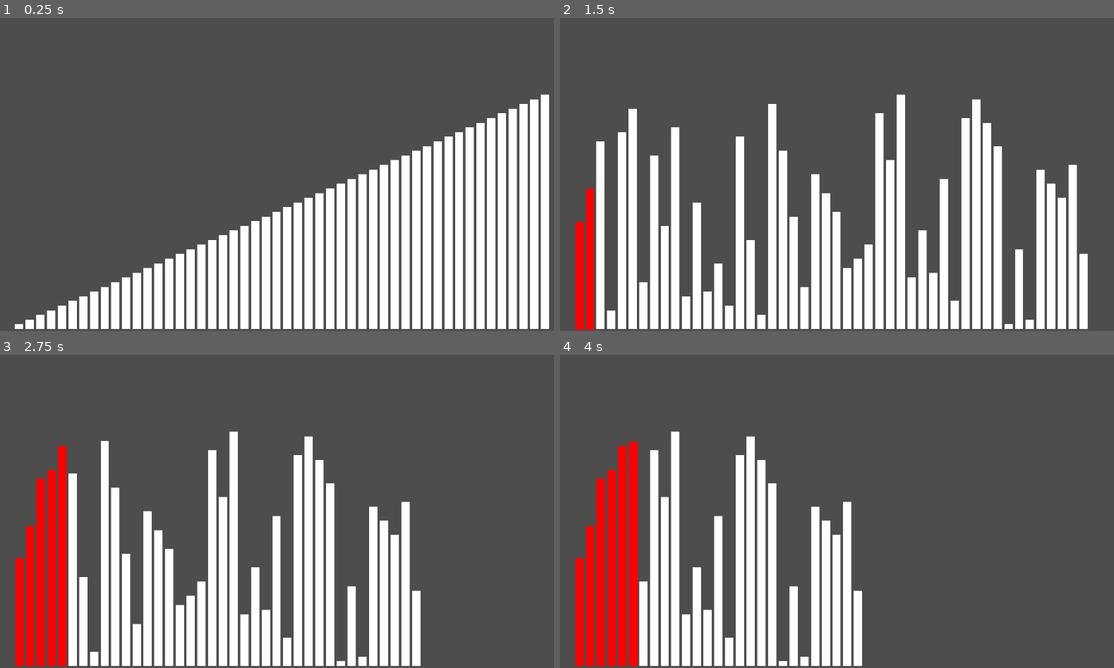
Above: before the commit, frames 1-4 (two rows, left to right).
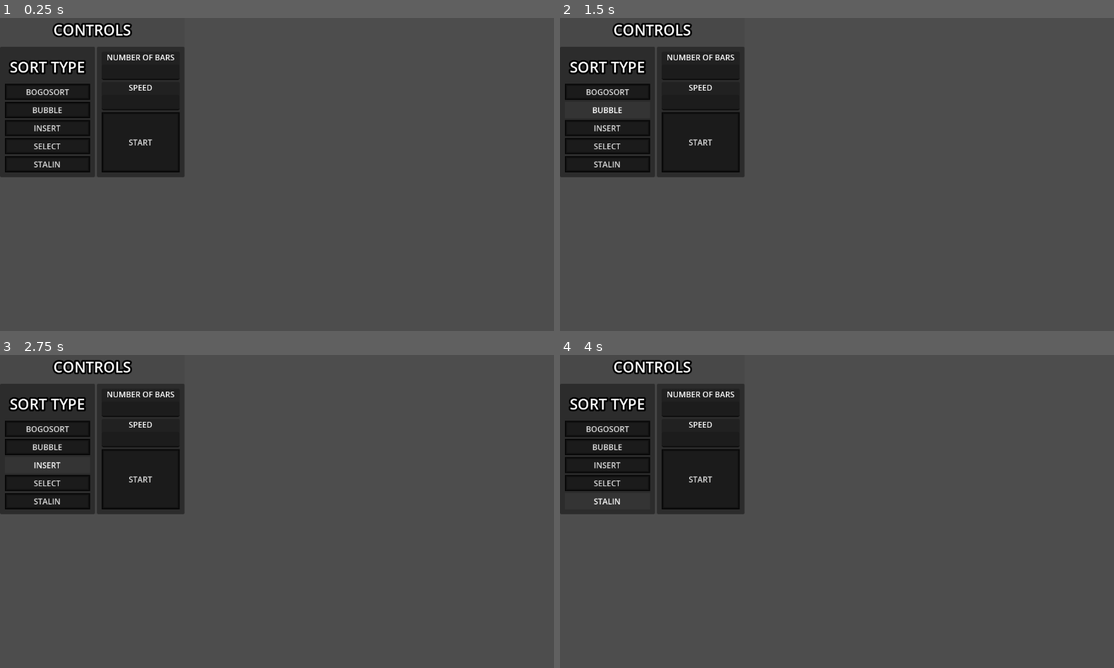
Above: after the commit, the same moments.

Repository: gabrielanthonyg2010-prog/Sorting-Algorithms
Game: Godot game, scene res://Scenes/node.tscn
Same seed, same stepped clock (60 frames per second), same inputs: the game is played once before the commit and once after it. Before the commit the project starts from res://node.tscn.
Inputs (mouse positions are in pixels of both pictures, inside the frame that each line leads up to):
- Up to frame 1 (0.25 s): no input
- Up to frame 2 (1.5 s): click (609, 93) at 0.5 s, where only the run after the commit has a clickable "BOGOSORT"; click (609, 108) at 1.25 s, where only the run after the commit has a clickable "BUBBLE"
- Up to frame 3 (2.75 s): click (49, 464) at 2 s, where only the run after the commit has a clickable "INSERT"
- Up to frame 4 (4 s): click (609, 483) at 2.75 s, where only the run after the commit has a clickable "SELECT"; click (609, 502) at 3.5 s, where only the run after the commit has a clickable "STALIN"

The runs differ from the first frame. In frame 1, 44% of the frame differs, in the area x 0-100%, y 1-100%; in frame 2, 41%; in frame 3, 37%; in frame 4, 31%.

Commit message:
ui update

Diff:
--- /dev/null
+++ b/Scenes/UI.tscn
@@ -0,0 +1,191 @@
+[gd_scene format=3 uid="uid://dvpkfexlr450y"]
+
+[ext_resource type="Script" uid="uid://db2fq2ss8lvl6" path="res://Scenes/ui.gd" id="1_w371h"]
+
+[sub_resource type="StyleBoxFlat" id="StyleBoxFlat_3iaii"]
+bg_color = Color(0.2509804, 0.2509804, 0.2509804, 0.39215687)
+
+[sub_resource type="StyleBoxFlat" id="StyleBoxFlat_wusub"]
+content_margin_left = 10.0
+content_margin_top = 10.0
+content_margin_right = 10.0
+content_margin_bottom = 10.0
+bg_color = Color(0.6, 0.6, 0.6, 0)
+
+[sub_resource type="StyleBoxFlat" id="StyleBoxFlat_b3bc3"]
+content_margin_left = 10.0
+content_margin_top = 5.0
+content_margin_right = 10.0
+content_margin_bottom = 5.0
+bg_color = Color(0.007843138, 0.007843138, 0.007843138, 0.39215687)
+border_width_left = 5
+border_width_top = 5
+border_width_right = 5
+border_width_bottom = 5
+border_color = Color(0.0076186024, 0.0076186024, 0.0076186024, 1)
+border_blend = true
+corner_detail = 16
+
+[sub_resource type="StyleBoxFlat" id="StyleBoxFlat_nxvpl"]
+bg_color = Color(0.2509804, 0.2509804, 0.2509804, 0.39215687)
+
+[sub_resource type="StyleBoxFlat" id="StyleBoxFlat_dewlx"]
+content_margin_left = 10.0
+content_margin_right = 10.0
+bg_color = Color(0.6, 0.6, 0.6, 0)
+
+[node name="UI" type="Control" unique_id=2077126264]
+layout_mode = 3
+anchors_preset = 0
+script = ExtResource("1_w371h")
+
+[node name="HBoxContainer" type="HBoxContainer" parent="." unique_id=188115109]
+layout_mode = 1
+offset_right = 377.0
+offset_bottom = 333.0
+theme_override_constants/separation = 0
+
+[node name="SORT TYPE" type="PanelContainer" parent="HBoxContainer" unique_id=331605364]
+layout_mode = 2
+theme_override_styles/panel = SubResource("StyleBoxFlat_3iaii")
+
+[node name="VBoxContainer" type="VBoxContainer" parent="HBoxContainer/SORT TYPE" unique_id=103474778]
+layout_mode = 2
+size_flags_vertical = 0
+
+[node name="Label" type="Label" parent="HBoxContainer/SORT TYPE/VBoxContainer" unique_id=959798451]
+layout_mode = 2
+theme_override_colors/font_color = Color(1, 1, 1, 1)
+theme_override_colors/font_outline_color = Color(0, 0, 0, 1)
+theme_override_constants/outline_size = 14
+theme_override_font_sizes/font_size = 30
+theme_override_styles/normal = SubResource("StyleBoxFlat_wusub")
+text = "CONTROLS"
+horizontal_alignment = 1
+
+[node name="HBoxContainer2" type="HBoxContainer" parent="HBoxContainer/SORT TYPE/VBoxContainer" unique_id=464487129]
+layout_mode = 2
+
+[node name="PanelContainer" type="PanelContainer" parent="HBoxContainer/SORT TYPE/VBoxContainer/HBoxContainer2" unique_id=1567956238]
+layout_mode = 2
+
+[node name="MarginContainer" type="MarginContainer" parent="HBoxContainer/SORT TYPE/VBoxContainer/HBoxContainer2/PanelContainer" unique_id=1998084549]
+layout_mode = 2
+theme_override_constants/margin_left = 10
+theme_override_constants/margin_top = 10
+theme_override_constants/margin_right = 10
+theme_override_constants/margin_bottom = 10
+
+[node name="VBoxContainer" type="VBoxContainer" parent="HBoxContainer/SORT TYPE/VBoxContainer/HBoxContainer2/PanelContainer/MarginContainer" unique_id=1956463846]
+layout_mode = 2
+
+[node name="Label" type="Label" parent="HBoxContainer/SORT TYPE/VBoxContainer/HBoxContainer2/PanelContainer/MarginContainer/VBoxContainer" unique_id=433621396]
+layout_mode = 2
+theme_override_colors/font_color = Color(1, 1, 1, 1)
+theme_override_colors/font_outline_color = Color(0, 0, 0, 1)
+theme_override_constants/outline_size = 14
+theme_override_font_sizes/font_size = 30
+theme_override_styles/normal = SubResource("StyleBoxFlat_wusub")
+text = "SORT TYPE"
+horizontal_alignment = 1
+
+[node name="BOGOSORT" type="Button" parent="HBoxContainer/SORT TYPE/VBoxContainer/HBoxContainer2/PanelContainer/MarginContainer/VBoxContainer" unique_id=894794310]
+layout_mode = 2
+size_flags_vertical = 3
+theme_override_styles/normal = SubResource("StyleBoxFlat_b3bc3")
+theme_override_styles/pressed = SubResource("StyleBoxFlat_nxvpl")
+toggle_mode = true
+text = "BOGOSORT"
+
+[node name="BUBBLE" type="Button" parent="HBoxContainer/SORT TYPE/VBoxContainer/HBoxContainer2/PanelContainer/MarginContainer/VBoxContainer" unique_id=61668611]
+layout_mode = 2
+size_flags_vertical = 3
+theme_override_styles/normal = SubResource("StyleBoxFlat_b3bc3")
+theme_override_styles/pressed = SubResource("StyleBoxFlat_nxvpl")
+toggle_mode = true
+text = "BUBBLE"
+
+[node name="INSERT" type="Button" parent="HBoxContainer/SORT TYPE/VBoxContainer/HBoxContainer2/PanelContainer/MarginContainer/VBoxContainer" unique_id=1359391384]
+layout_mode = 2
+size_flags_vertical = 3
+theme_override_styles/normal = SubResource("StyleBoxFlat_b3bc3")
+theme_override_styles/pressed = SubResource("StyleBoxFlat_nxvpl")
+toggle_mode = true
+text = "INSERT"
+
+[node name="SELECT" type="Button" parent="HBoxContainer/SORT TYPE/VBoxContainer/HBoxContainer2/PanelContainer/MarginContainer/VBoxContainer" unique_id=2008526802]
+layout_mode = 2
+size_flags_vertical = 3
+theme_override_styles/normal = SubResource("StyleBoxFlat_b3bc3")
+theme_override_styles/pressed = SubResource("StyleBoxFlat_nxvpl")
+toggle_mode = true
+text = "SELECT"
+
+[node name="STALIN" type="Button" parent="HBoxContainer/SORT TYPE/VBoxContainer/HBoxContainer2/PanelContainer/MarginContainer/VBoxContainer" unique_id=1423889090]
+layout_mode = 2
+size_flags_vertical = 3
+theme_override_styles/normal = SubResource("StyleBoxFlat_b3bc3")
+theme_override_styles/pressed = SubResource("StyleBoxFlat_nxvpl")
+toggle_mode = true
+text = "STALIN"
+
+[node name="PanelContainer2" type="PanelContainer" parent="HBoxContainer/SORT TYPE/VBoxContainer/HBoxContainer2" unique_id=1017713166]
+layout_mode = 2
+
+[node name="MarginContainer2" type="MarginContainer" parent="HBoxContainer/SORT TYPE/VBoxContainer/HBoxContainer2/PanelContainer2" unique_id=1283434180]
+layout_mode = 2
+theme_override_constants/margin_left = 10
+theme_override_constants/margin_top = 10
+theme_override_constants/margin_right = 10
+theme_override_constants/margin_bottom = 10
+
+[node name="VBoxContainer" type="VBoxContainer" parent="HBoxContainer/SORT TYPE/VBoxContainer/HBoxContainer2/PanelContainer2/MarginContainer2" unique_id=1341530653]
+layout_mode = 2
+alignment = 1
+
+[node name="PanelContainer" type="PanelContainer" parent="HBoxContainer/SORT TYPE/VBoxContainer/HBoxContainer2/PanelContainer2/MarginContainer2/VBoxContainer" unique_id=1833247559]
+layout_mode = 2
+
+[node name="VBoxContainer" type="VBoxContainer" parent="HBoxContainer/SORT TYPE/VBoxContainer/HBoxContainer2/PanelContainer2/MarginContainer2/VBoxContainer/PanelContainer" unique_id=1794277210]
+layout_mode = 2
+
+[node name="Label" type="Label" parent="HBoxContainer/SORT TYPE/VBoxContainer/HBoxContainer2/PanelContainer2/MarginContainer2/VBoxContainer/PanelContainer/VBoxContainer" unique_id=993207168]
+layout_mode = 2
+theme_override_styles/normal = SubResource("StyleBoxFlat_dewlx")
+text = "NUMBER OF BARS"
+horizontal_alignment = 1
+
+[node name="bars" type="LineEdit" parent="HBoxContainer/SORT TYPE/VBoxContainer/HBoxContainer2/PanelContainer2/MarginContainer2/VBoxContainer/PanelContainer/VBoxContainer" unique_id=1722625194]
+layout_mode = 2
+
+[node name="PanelContainer2" type="PanelContainer" parent="HBoxContainer/SORT TYPE/VBoxContainer/HBoxContainer2/PanelContainer2/MarginContainer2/VBoxContainer" unique_id=1493377942]
+layout_mode = 2
+
+[node name="VBoxContainer" type="VBoxContainer" parent="HBoxContainer/SORT TYPE/VBoxContainer/HBoxContainer2/PanelContainer2/MarginContainer2/VBoxContainer/PanelContainer2" unique_id=1796189220]
+layout_mode = 2
+
+[node name="Label" type="Label" parent="HBoxContainer/SORT TYPE/VBoxContainer/HBoxContainer2/PanelContainer2/MarginContainer2/VBoxContainer/PanelContainer2/VBoxContainer" unique_id=1486193733]
+layout_mode = 2
+theme_override_styles/normal = SubResource("StyleBoxFlat_dewlx")
+text = "SPEED"
+horizontal_alignment = 1
+vertical_alignment = 1
+
+[node name="speed" type="LineEdit" parent="HBoxContainer/SORT TYPE/VBoxContainer/HBoxContainer2/PanelContainer2/MarginContainer2/VBoxContainer/PanelContainer2/VBoxContainer" unique_id=386238543]
+layout_mode = 2
+
+[node name="START" type="Button" parent="HBoxContainer/SORT TYPE/VBoxContainer/HBoxContainer2/PanelContainer2/MarginContainer2/VBoxContainer" unique_id=898836182]
+custom_minimum_size = Vector2(120, 0)
+layout_mode = 2
+size_flags_vertical = 3
+theme_override_styles/normal = SubResource("StyleBoxFlat_b3bc3")
+text = "START"
+
+[connection signal="pressed" from="HBoxContainer/SORT TYPE/VBoxContainer/HBoxContainer2/PanelContainer/MarginContainer/VBoxContainer/BOGOSORT" to="." method="_on_bogosort_pressed"]
+[connection signal="pressed" from="HBoxContainer/SORT TYPE/VBoxContainer/HBoxContainer2/PanelContainer/MarginContainer/VBoxContainer/BUBBLE" to="." method="_on_bubble_pressed"]
+[connection signal="pressed" from="HBoxContainer/SORT TYPE/VBoxContainer/HBoxContainer2/PanelContainer/MarginContainer/VBoxContainer/INSERT" to="." method="_on_insert_pressed"]
+[connection signal="pressed" from="HBoxContainer/SORT TYPE/VBoxContainer/HBoxContainer2/PanelContainer/MarginContainer/VBoxContainer/SELECT" to="." method="_on_select_pressed"]
+[connection signal="pressed" from="HBoxContainer/SORT TYPE/VBoxContainer/HBoxContainer2/PanelContainer/MarginContainer/VBoxContainer/STALIN" to="." method="_on_stalin_pressed"]
+[connection signal="text_changed" from="HBoxContainer/SORT TYPE/VBoxContainer/HBoxContainer2/PanelContainer2/MarginContainer2/VBoxContainer/PanelContainer/VBoxContainer/bars" to="." method="_on_bars_text_changed"]
+[connection signal="text_changed" from="HBoxContainer/SORT TYPE/VBoxContainer/HBoxContainer2/PanelContainer2/MarginContainer2/VBoxContainer/PanelContainer2/VBoxContainer/speed" to="." method="_on_speed_text_changed"]
+[connection signal="pressed" from="HBoxContainer/SORT TYPE/VBoxContainer/HBoxContainer2/PanelContainer2/MarginContainer2/VBoxContainer/START" to="." method="_on_start_pressed"]
--- /dev/null
+++ b/Scenes/node.tscn
@@ -0,0 +1,15 @@
+[gd_scene format=3 uid="uid://bp8ml22vyv65s"]
+
+[ext_resource type="Script" uid="uid://br28xbgptv8c" path="res://Scripts/Sorter.gd" id="1_5g7os"]
+[ext_resource type="PackedScene" uid="uid://dvpkfexlr450y" path="res://Scenes/UI.tscn" id="2_6b8r6"]
+
+[node name="Sorter" type="Node2D" unique_id=612711460]
+script = ExtResource("1_5g7os")
+metadata/_edit_vertical_guides_ = [1980.0]
+metadata/_edit_horizontal_guides_ = [1080.0]
+
+[node name="Control" parent="." unique_id=2077126264 instance=ExtResource("2_6b8r6")]
+z_index = 10
+anchors_preset = 0
+anchor_right = 0.0
+grow_horizontal = 1
--- /dev/null
+++ b/Scenes/ui.gd
@@ -0,0 +1,73 @@
+extends Control
+
+@onready var sorter: Node2D = $".."
+@onready var bogosort: Button = $"HBoxContainer/SORT TYPE/VBoxContainer/HBoxContainer2/PanelContainer/MarginContainer/VBoxContainer/BOGOSORT"
+@onready var bubble: Button = $"HBoxContainer/SORT TYPE/VBoxContainer/HBoxContainer2/PanelContainer/MarginContainer/VBoxContainer/BUBBLE"
+@onready var insert: Button = $"HBoxContainer/SORT TYPE/VBoxContainer/HBoxContainer2/PanelContainer/MarginContainer/VBoxContainer/INSERT"
+@onready var select: Button = $"HBoxContainer/SORT TYPE/VBoxContainer/HBoxContainer2/PanelContainer/MarginContainer/VBoxContainer/SELECT"
+@onready var stalin: Button = $"HBoxContainer/SORT TYPE/VBoxContainer/HBoxContainer2/PanelContainer/MarginContainer/VBoxContainer/STALIN"
+@export var sort = sortType.select
+enum sortType {
+	bogosort,
+	bubble,
+	insert,
+	select,
+	stalin,
+}
+var numberOfBars : int
+var speed := 1
+func _on_bogosort_pressed() -> void:
+	sort = sortType.bogosort
+	bogosort.button_pressed = true
+	bubble.button_pressed = false
+	insert.button_pressed = false
+	select.button_pressed = false
+	stalin.button_pressed = false
+
+
+func _on_bubble_pressed() -> void:
+	sort = sortType.bubble
+	bogosort.button_pressed = false
+	bubble.button_pressed = true
+	insert.button_pressed = false
+	select.button_pressed = false
+	stalin.button_pressed = false
+
+
+func _on_insert_pressed() -> void:
+	sort = sortType.insert
+	bogosort.button_pressed = false
+	bubble.button_pressed = false
+	insert.button_pressed = true
+	select.button_pressed = false
+	stalin.button_pressed = false
+
+func _on_select_pressed() -> void:
+	sort = sortType.select
+	bogosort.button_pressed = false
+	bubble.button_pressed = false
+	insert.button_pressed = false
+	select.button_pressed = true
+	stalin.button_pressed = false
+
+
+func _on_stalin_pressed() -> void:
+	sort = sortType.stalin
+	bogosort.button_pressed = false
+	bubble.button_pressed = false
+	insert.button_pressed = false
+	select.button_pressed = false
+	stalin.button_pressed = true
+
+func _on_start_pressed() -> void:
+	if numberOfBars:
+		sorter.sort()
+
+
+func _on_speed_text_changed(new_text: String) -> void:
+	speed = int(new_text)
+
+
+func _on_bars_text_changed(new_text: String) -> void:
+	numberOfBars = int(new_text)
+	print(numberOfBars)
--- a/Sorter.gd
+++ b/Scripts/Sorter.gd
@@ -1,15 +1,20 @@
 extends Node2D
+
+@onready var control: Control = $Control
 
 const marginStart = 30.0
 const barSeparation = 5
 const borderD = 648.0
 const borderR = 1152.0
-var bar = preload("res://bar.tscn")
+var bar = preload("res://Scenes/bar.tscn")
 var barHeights := {}
+var bars := []
 var sortedBars := []
-var bars := []
 var width : float
 var heightDif : float
+var stop := false
+var startable := true
+var speed: int
 enum sortType {
 	bogosort,
 	bubble,
@@ -17,7 +22,9 @@
 	select,
 	stalin,
 }
-var sort = sortType.stalin
+
+func _process(_delta: float) -> void:
+	speed = control.speed
 
 func add_bars(numberOfBars):
 	width = ((borderR - marginStart * 2) - barSeparation * (numberOfBars - 1)) / numberOfBars
@@ -40,146 +47,192 @@
 	for i in range(len(bars)):
 		move_bars(i)
 
+func bogosort():
+	print("bogo")
+	while not sortedBars == bars:
+		random_sort()
+		@warning_ignore("integer_division")
+		for i in range(6/speed):
+			await get_tree().process_frame
+	for z in range(len(bars)):
+		move_bars(z)
+		change_color(z,"GREEN")
+	stop = false
+	startable = true
+
 func select_sort():
 	var smallest_height
 	var smallest_bar
 	var smallest_position
 	for i in range(len(bars)):
-		bars[i].modulate = "RED"
+		change_color(i,"WHITE")
 		smallest_height = barHeights[bars[i]]
 		for checkbar in range(i+1,len(bars)):
-			bars[checkbar].modulate = "BLUE"
+			change_color(checkbar,"BLUE")
 			if barHeights[bars[checkbar]] < smallest_height:
 				smallest_height = barHeights[bars[checkbar]]
 				smallest_bar = bars[checkbar]
-			for x in range(6):
+			@warning_ignore("integer_division")
+			for x in range(6/speed):
 				await get_tree().process_frame
-			bars[checkbar].modulate = "WHITE"
+			change_color(checkbar,"WHITE")
 		if not smallest_height == barHeights[bars[i]]:
 			smallest_position = bars.find(smallest_bar)
 			bars.set(smallest_position,bars[i])
 			bars.set(i,smallest_bar)
 		for z in range(len(bars)):
 			move_bars(z)
-			bars[z].modulate = "WHITE"
-		for x in range(6):
-			await get_tree().process_frame
-	for z in range(len(bars)):
-		move_bars(z)
-		bars[z].modulate = "GREEN"
+			change_color(z,"WHITE")
+		@warning_ignore("integer_division")
+		for x in range(6/speed):
+			await get_tree().process_frame
+	for z in range(len(bars)):
+		move_bars(z)
+		change_color(z,"GREEN")
+	stop = false
+	startable = true
 
 func insertion_sort():
 	#This is for like the farthest part of the "ordered" sort
 	for i in range(len(bars)-1):
 		var lastPos = 0
 		var nextbar = bars[i+1]
-		bars[i].modulate = "RED"
+		change_color(i,"RED")
 		#if the bar after the sort is greater than the last part of the sorted then it inserts it at the end
-		for x in range(12):
-			await get_tree().process_frame
+		@warning_ignore("integer_division")
+		for x in range(12/speed):
+			await get_tree().process_frame
+		if stop == true:
+			return
 		if barHeights[nextbar] > barHeights[bars[i]]:
-			print("next bar is higher than highest bar")
 			continue
 		#This checks every part of the "ordered sort"
 		for c in range(i,-1,-1):
 			#if the bar is smaller than the bar its checking then insert there if it isnt then continue the loop
-			bars[c].modulate = "BLUE"
-			for x in range(12):
-				await get_tree().process_frame
+			change_color(c,"BLUE")
+			if stop == true:
+				return
 			if barHeights[nextbar] < barHeights[bars[c]]:
 				lastPos = c
 			if barHeights[nextbar] > barHeights[bars[c]]:
 				break
-		print(lastPos)
+			@warning_ignore("integer_division")
+			for x in range(6/speed):
+				await get_tree().process_frame
 		bars.erase(nextbar)
 		bars.insert(lastPos,nextbar)
 		for z in range(len(bars)):
 			move_bars(z)
-			bars[z].modulate = "WHITE"
-		for x in range(12):
-			await get_tree().process_frame
-	for z in range(len(bars)):
-		move_bars(z)
-		bars[z].modulate = "GREEN"
+			change_color(z,"WHITE")
+		@warning_ignore("integer_division")
+		for x in range(12/speed):
+			await get_tree().process_frame
+	for z in range(len(bars)):
+		move_bars(z)
+		change_color(z,"GREEN")
+	stop = false
+	startable = true
 
 func bubble_sort():
 	var rounds = 0
 	while true:
 		var swaps = 0
 		for i in range(len(bars)-(rounds+1)):
-			bars[i].modulate = "RED"
+			change_color(i,"RED")
 			if barHeights[bars[i]] > barHeights[bars[i+1]]:
 				var A = bars[i]
 				var B = bars[i+1]
 				bars.set(i,B)
 				bars.set(i+1,A)
-				bars[i].modulate = "WHITE"
+				change_color(i,"WHITE")
 				for z in range(len(bars)):
 					move_bars(z)
 				swaps+=1
-				for x in range(6):
+				@warning_ignore("integer_division")
+				for x in range(6/speed):
 					await get_tree().process_frame
 				for z in range(len(bars)):
 					move_bars(z)
-					bars[z].modulate = "WHITE"
-		for x in range(6):
-			await get_tree().process_frame
-		for z in range(len(bars)):
-			move_bars(z)
-			bars[z].modulate = "WHITE"
+					change_color(z,"WHITE")
+		@warning_ignore("integer_division")
+		for x in range(6/speed):
+			await get_tree().process_frame
+		for z in range(len(bars)):
+			move_bars(z)
+			change_color(z,"WHITE")
 		if swaps == 0:
 			break
 	for z in range(len(bars)):
 		move_bars(z)
-		bars[z].modulate = "GREEN"
+		change_color(z,"GREEN")
+	stop = false
+	startable = true
 
 func stalin_sort():
 	var index = 0
-	while true:
-		bars[index].modulate = "RED"
+	while true and not stop:
+		change_color(index,"RED")
 		if barHeights[bars[index]] > barHeights[bars[index+1]]:
 			bars[index+1].position = Vector2(1000000,1000000000000)
 			bars.erase(bars[index+1])
 		else:
+			change_color(index,"WHITE")
 			index += 1
 		for z in range(len(bars)):
 			move_bars(z)
-		for x in range(6):
+		@warning_ignore("integer_division")
+		for x in range(6/speed):
 			await get_tree().process_frame
 		if index == len(bars)-1:
 			break
 	for z in range(len(bars)):
 		move_bars(z)
-		bars[z].modulate = "GREEN"
-
-func _ready():
-	add_bars(50)
-	for x in range(60):
-		await get_tree().process_frame
-	for x in range(1):
-		random_sort()
-		for z in range(1):
-			await get_tree().process_frame
-	for x in range(12):
-		await get_tree().process_frame
-	if not sortedBars == bars:
-		match sort:
-			sortType.bogosort:
-				while not sortedBars == bars:
-					random_sort()
-					for i in range(6):
-						await get_tree().process_frame
-				for z in range(len(bars)):
-					move_bars(z)
-					bars[z].modulate = "GREEN"
-			sortType.select:
-				select_sort()
-			sortType.insert:
-				insertion_sort()
-			sortType.bubble:
-				bubble_sort()
-			sortType.stalin:
-				stalin_sort()
+		change_color(z,"GREEN")
+	stop = false
+	startable = true
 
 func move_bars(barIndex):
-	bars[barIndex].position = Vector2(marginStart+(barSeparation+width)*barIndex,borderD-4)
+	if not stop:
+		bars[barIndex].position = Vector2(marginStart+(barSeparation+width)*barIndex,borderD-4)
+
+func change_color(barIndex,color):
+	if not stop:
+		bars[barIndex].modulate = color
+
+func sort():
+	if startable:
+		startable = false
+		stop = true
+		for x in range(len(bars)):
+			bars[0].queue_free()
+			barHeights.erase(bars[0])
+			sortedBars.remove_at(0)
+			bars.remove_at(0)
+		stop = false
+		barHeights = {}
+		sortedBars = []
+		bars = []
+		add_bars(control.numberOfBars)
+		for x in range(60):
+			await get_tree().process_frame
+		for x in range(1):
+			random_sort()
+			for z in range(1):
+				await get_tree().process_frame
+		for x in range(12):
+			await get_tree().process_frame
+		if not sortedBars == bars:
+			startable = false
+			match control.sort:
+				sortType.bogosort:
+					bogosort()
+				sortType.select:
+					select_sort()
+				sortType.insert:
+					insertion_sort()
+				sortType.bubble:
+					bubble_sort()
+				sortType.stalin:
+					stalin_sort()
+		else:
+			random_sort()
--- a/node.tscn
+++ /dev/null
@@ -1,8 +0,0 @@
-[gd_scene format=3 uid="uid://bp8ml22vyv65s"]
-
-[ext_resource type="Script" uid="uid://br28xbgptv8c" path="res://Sorter.gd" id="1_sy5k4"]
-
-[node name="Sorter" type="Node2D" unique_id=612711460]
-script = ExtResource("1_sy5k4")
-metadata/_edit_vertical_guides_ = [1980.0]
-metadata/_edit_horizontal_guides_ = [1080.0]
Renamed: bar.tscn -> Scenes/bar.tscn
Not shown, added: Scenes/ui.gd.uid
Renamed: Sorter.gd.uid -> Scripts/Sorter.gd.uid
